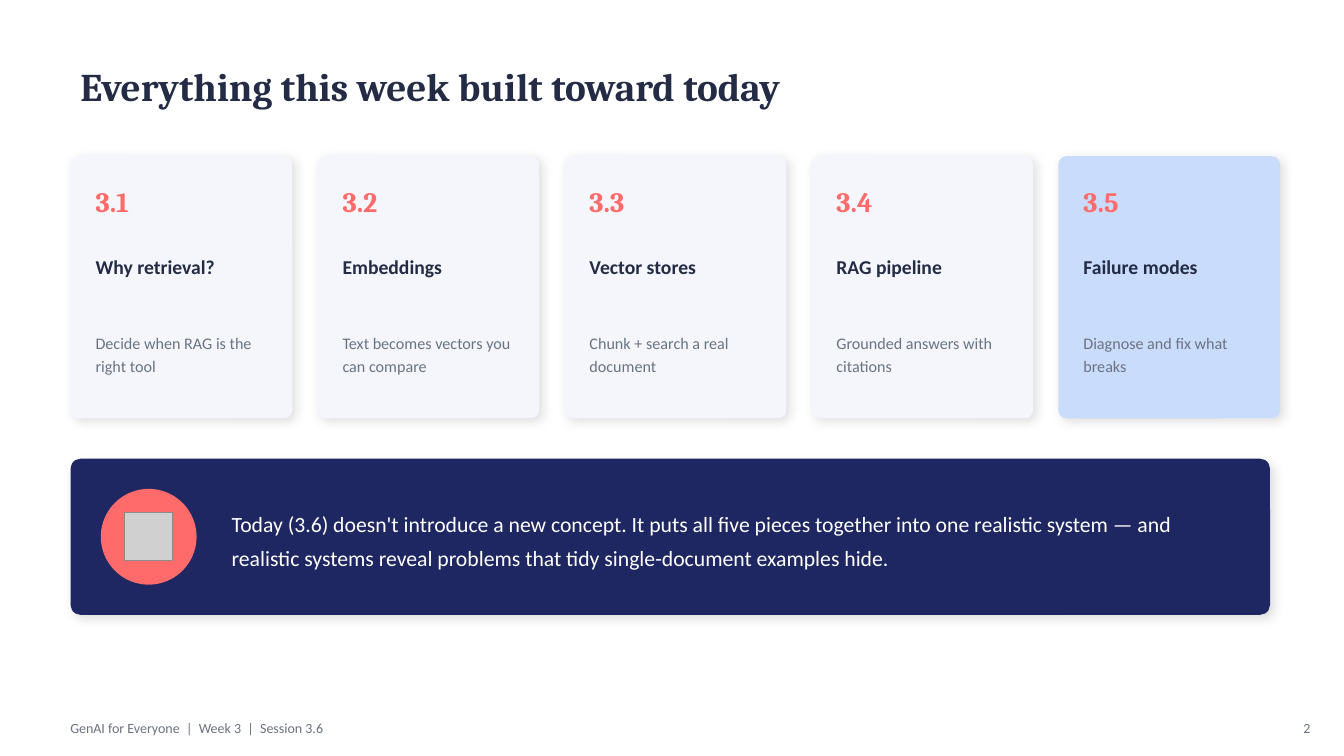
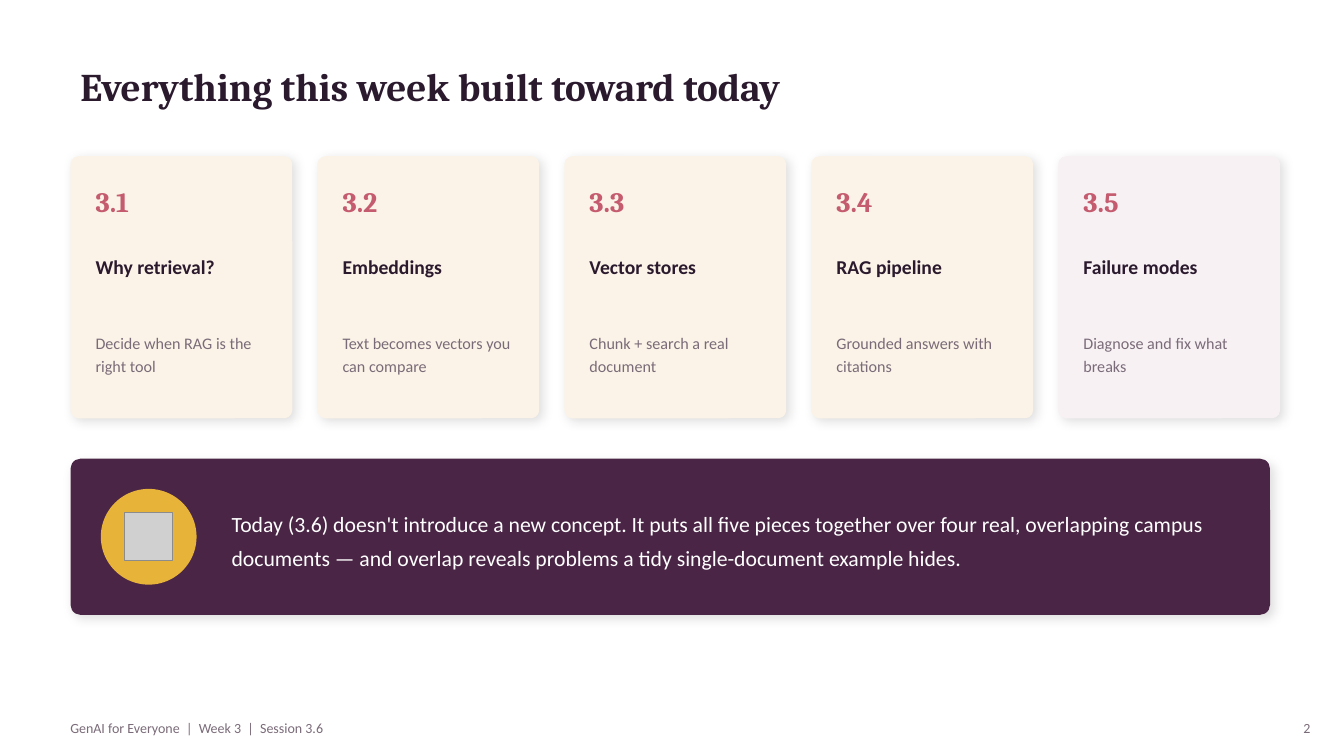
Before and after one commit to TechNaom/genai-for-everyone, a slide deck: slide 2 of slides/week-03/session-3.6.pptx. Drawn at 1344x756 pixels with LibreOffice and Linux fonts; fonts in the diff are those of the drawing; grey boxes stand for pictures. Boxes give left, top, right and bottom in pixels: in the first picture for what was removed or moved away, otherwise in the second. Text is boxed around its words. In the diff, an @@ line names an element or a change of style, - is before the commit and + after.

Commit message:
Rebuild Session 3.6 from scratch: campus Q&A bot, new corpus, new bug

```diff
--- a/slides/week-03/session-3.6.pptx
+++ b/slides/week-03/session-3.6.pptx
@@ fill #F4F6FB to #FBF3E7 in 4 elements at [318, 156, 539, 418], [565, 156, 786, 418], [812, 156, 1033, 418], [71, 156, 292, 418] @@
@@ rounded rectangle at [1059, 156, 1280, 418]: fill #CADCFC to #F7F1F4 @@
@@ text colour #FF6B6B to #C45B6E in 5 elements at [96, 193, 130, 212], [343, 193, 378, 212], [589, 193, 624, 212], [836, 193, 872, 212], [1083, 193, 1118, 212] @@
@@ text colour #232B45 to #2B1A2E in 6 elements at [80, 73, 780, 110], [96, 260, 214, 277], [343, 260, 442, 278], [589, 261, 696, 274], [836, 260, 942, 277], [1083, 260, 1198, 274] @@
@@ rounded rectangle at [71, 459, 1270, 615]: fill #1E2761 to #4A2545 @@
@@ ellipse at [101, 489, 197, 585]: fill #FF6B6B to #E8B339 @@
@@ text at [232, 516, 1202, 570]: text changed @@
-Today (3.6) doesn't introduce a new concept. It puts all five pieces together into one realistic system — and realistic systems reveal problems that tidy single-document examples hide.
+Today (3.6) doesn't introduce a new concept. It puts all five pieces together over four real, overlapping campus documents — and overlap reveals problems a tidy single-document example hides.
@@ text colour #6B7280 to #7A6B78 in 6 elements at [96, 338, 252, 375], [343, 338, 510, 375], [589, 338, 729, 372], [836, 338, 992, 372], [1083, 338, 1228, 372], [70, 723, 323, 735] @@
```
Also in this commit, not shown: 7 other slides changed, 2 slides added, 2 slides removed, 10 other files.
